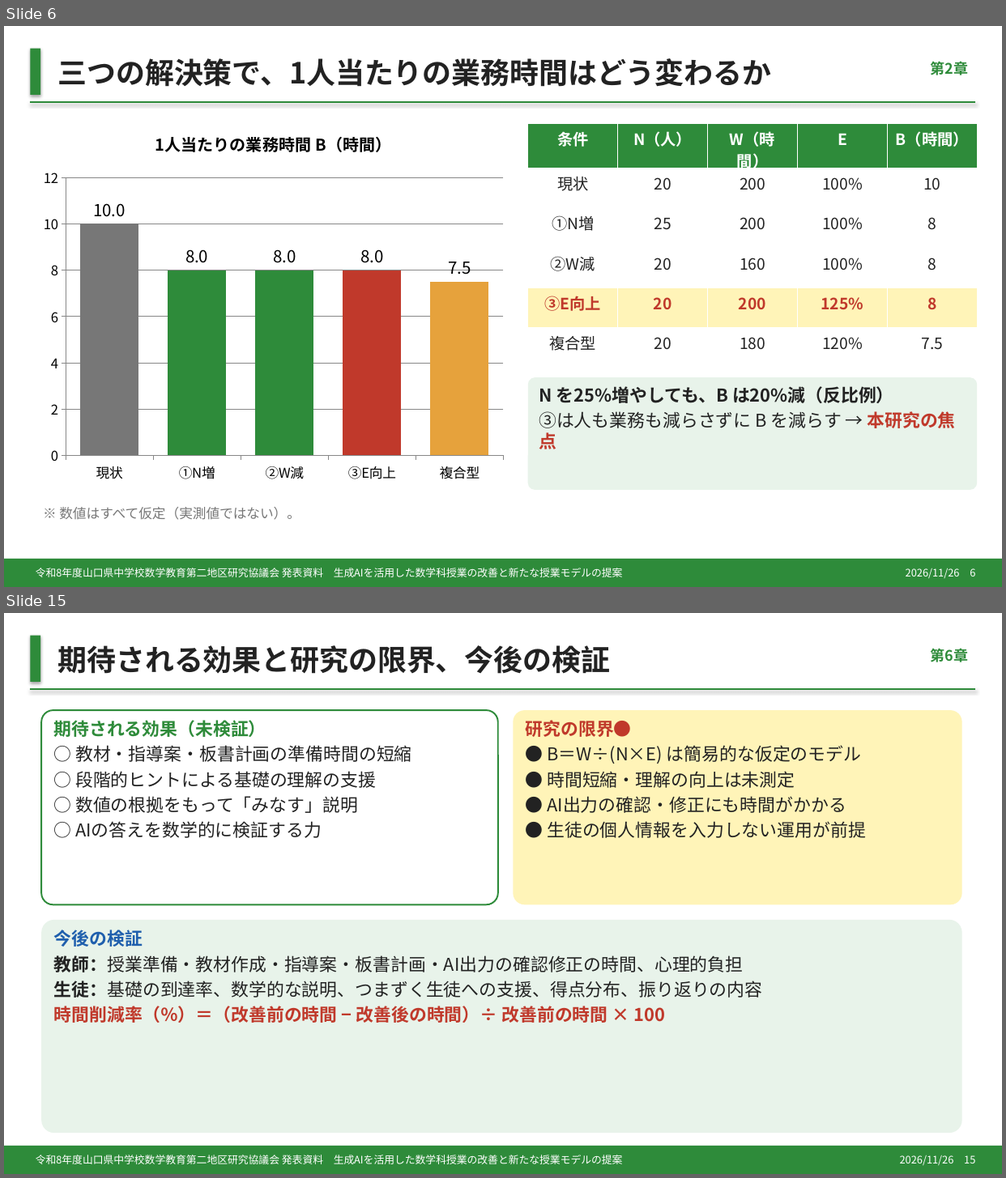
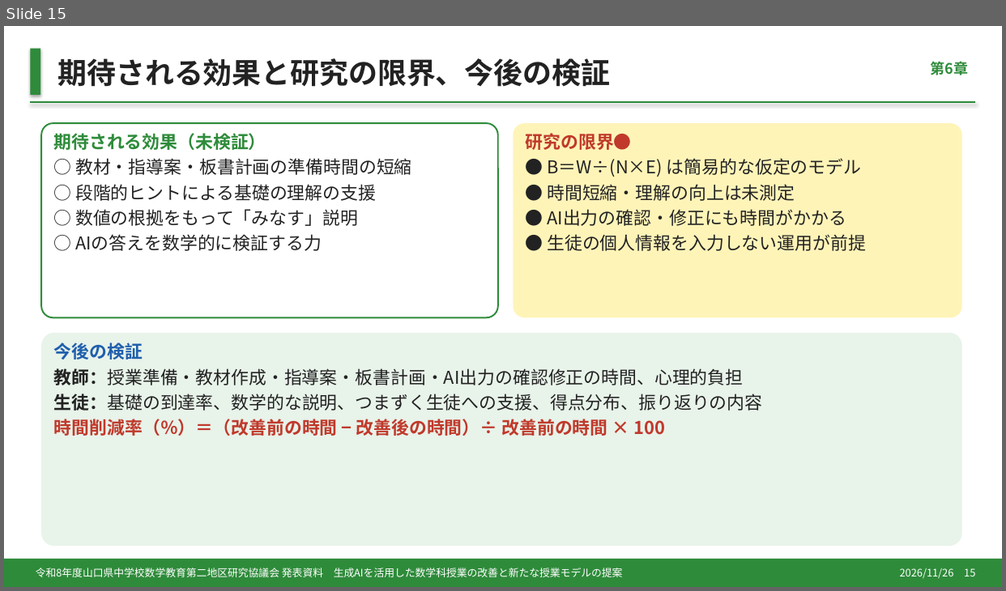
Before and after one commit to margiela14th-sudo/my-ai-project, a slide deck: 07_完成資料/県大会発表_生成AI授業再構築.pptx. Shown one above the other, each under a label of ours: slides 6 and 15 before the commit, slide 15 after it; the slides between them are not shown. The pictures are 1006x1178 and 1006x591 pixels, drawn with LibreOffice and Linux fonts; fonts in the diff are those of the drawing. Boxes give left, top, right and bottom in pixels: in the first picture for what was removed or moved away, otherwise in the second. Text is boxed around its words. In the diff, an @@ line names an element or a change of style, - is before the commit and + after.

```diff
--- a/07_完成資料/県大会発表_生成AI授業再構築.pptx
+++ b/07_完成資料/県大会発表_生成AI授業再構築.pptx
@@ slide 6 removed at [4,26,1002,587], background #FFFFFF @@
@@ rectangle removed at [30,49,40,95] @@
@@ text removed at [57,58,771,87] @@
-三つの解決策で、1人当たりの業務時間はどう変わるか
@@ text removed at [930,61,968,75] @@
-第2章
@@ line removed from (30, 102) to (976, 102) @@
@@ column chart removed at [34,116,513,490] @@
-title "1人当たりの業務時間 B（時間）"
-categories: 現状, ①N増, ②W減, ③E向上, 複合型
-Series 1: 10, 8, 8, 8, 7.5
@@ table removed at [528,123,978,363], 6 rows, 5 columns @@
-条件 | N（人） | W（時間） | E | B（時間）
-現状 | 20 | 200 | 100% | 10
-①N増 | 25 | 200 | 100% | 8
-②W減 | 20 | 160 | 100% | 8
-③E向上 | 20 | 200 | 125% | 8
-複合型 | 20 | 180 | 120% | 7.5
@@ rounded rectangle removed at [528,378,978,490] @@
-N を25%増やしても、B は20%減（反比例）
-③は人も業務も減らさずに B を減らす → 本研究の焦点
@@ text removed at [59,507,300,520] @@
-※ 数値はすべて仮定（実測値ではない）。
@@ rectangle removed at [4,559,1002,587] @@
@@ text removed at [36,568,623,578] @@
-令和8年度山口県中学校数学教育第二地区研究協議会 発表資料 生成AIを活用した数学科授業の改善と新たな授業モデルの提案
@@ text removed at [906,569,975,579] @@
-2026/11/26 6
```
Also in this commit, not shown: 15 slides changed, 2 slides added, 1 other slide removed, 8 other files.
